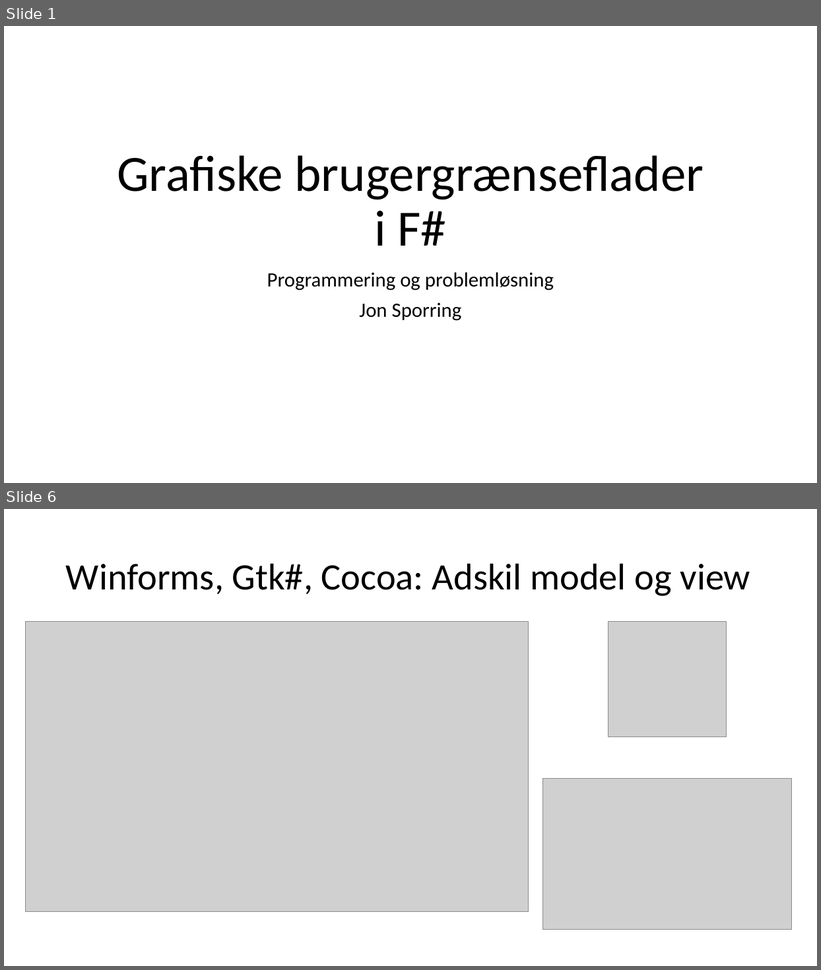
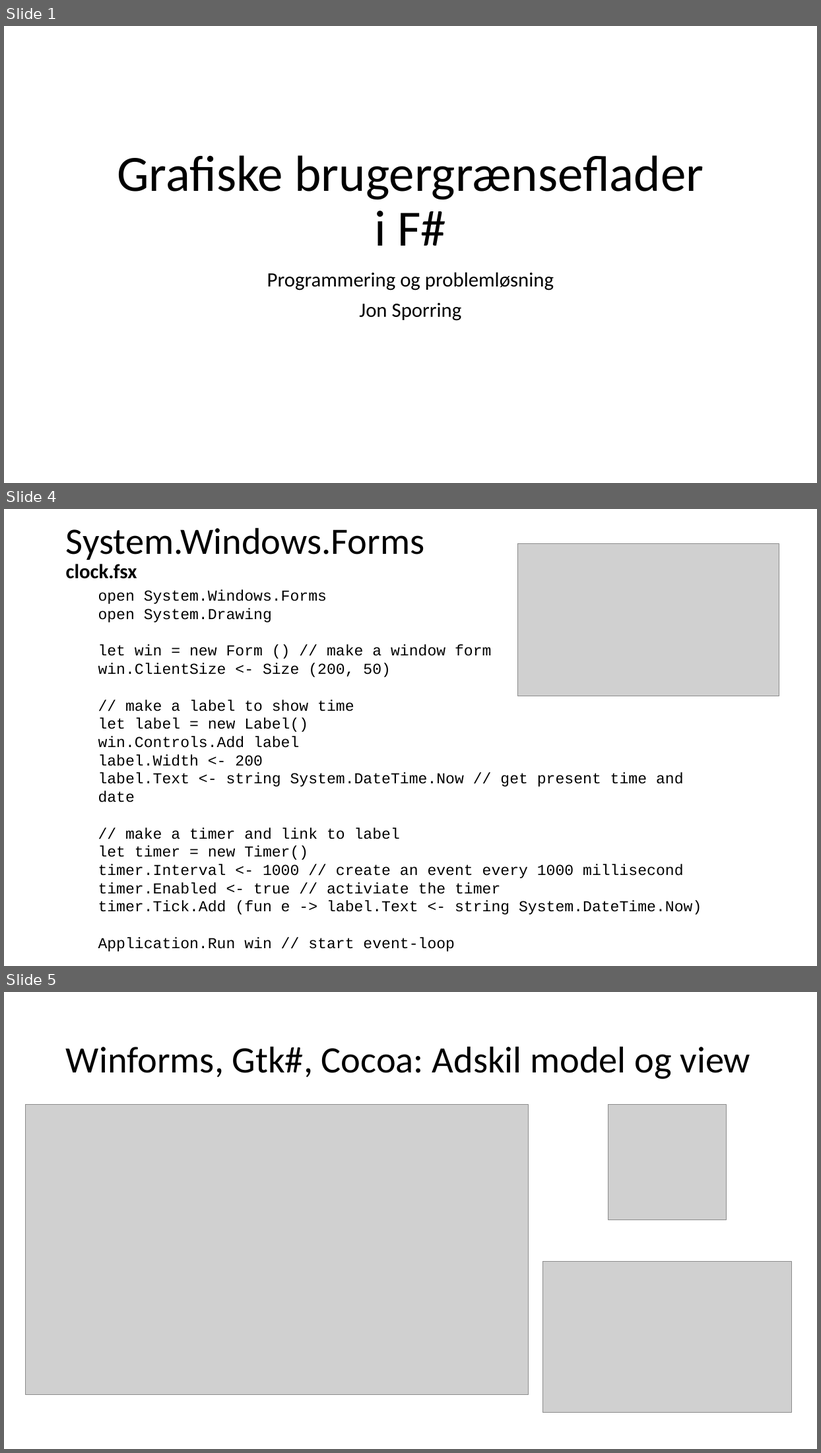
Before and after one commit to fisterloegsovs/pop22, a slide deck: lectures/17.1/17.1.pptx. Shown one above the other, each under a label of ours: slides 1 and 6 before the commit, slides 1, 4 and 5 after it; the slides between them are not shown. The pictures are 821x970 and 821x1453 pixels, drawn with LibreOffice and Linux fonts; fonts in the diff are those of the drawing; grey boxes stand for pictures. Boxes give left, top, right and bottom in pixels: in the first picture for what was removed or moved away, otherwise in the second. Text is boxed around its words. In the diff, an @@ line names an element or a change of style, - is before the commit and + after.

Commit message:
lecture 16.3 done

```diff
--- a/lectures/17.1/17.1.pptx
+++ b/lectures/17.1/17.1.pptx
@@ slide 4 added at (x1=4, y1=509, x2=817, y2=966), background #FFFFFF @@
@@ title added at (x1=66, y1=527, x2=424, y2=560), 44 pt, text #000000 @@
+System.Windows.Forms
@@ picture added at (x1=518, y1=544, x2=780, y2=696) @@
@@ text added at (x1=66, y1=564, x2=137, y2=579), 24 pt, text #000000, bold @@
+clock.fsx
@@ text added at (x1=98, y1=590, x2=702, y2=952), 18 pt, text #000000 @@
+open System.Windows.Forms
+open System.Drawing
+let win = new Form () // make a window form
+win.ClientSize <- Size (200, 50)
+// make a label to show time
+let label = new Label()
+win.Controls.Add label
+label.Width <- 200
+label.Text <- string System.DateTime.Now // get present time and date
+// make a timer and link to label
+let timer = new Timer()
+timer.Interval <- 1000 // create an event every 1000 millisecond
+timer.Enabled <- true // activiate the timer
+timer.Tick.Add (fun e -> label.Text <- string System.DateTime.Now)
+Application.Run win // start event-loop
@@ what was slide 6 is now slide 5 @@
```
Also in this commit, not shown: 2 other slides added, 4 slides removed, 1 other file.
